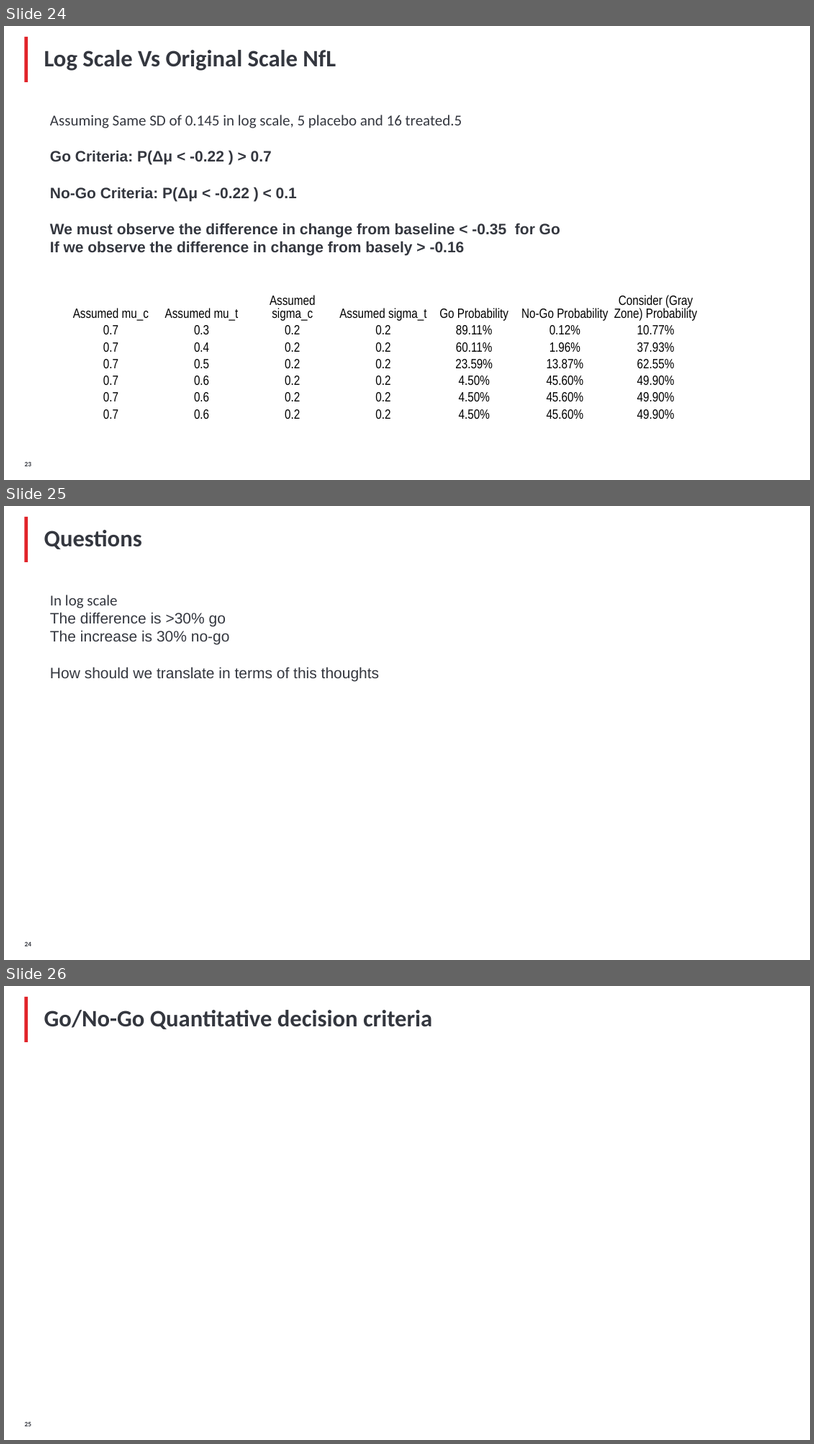
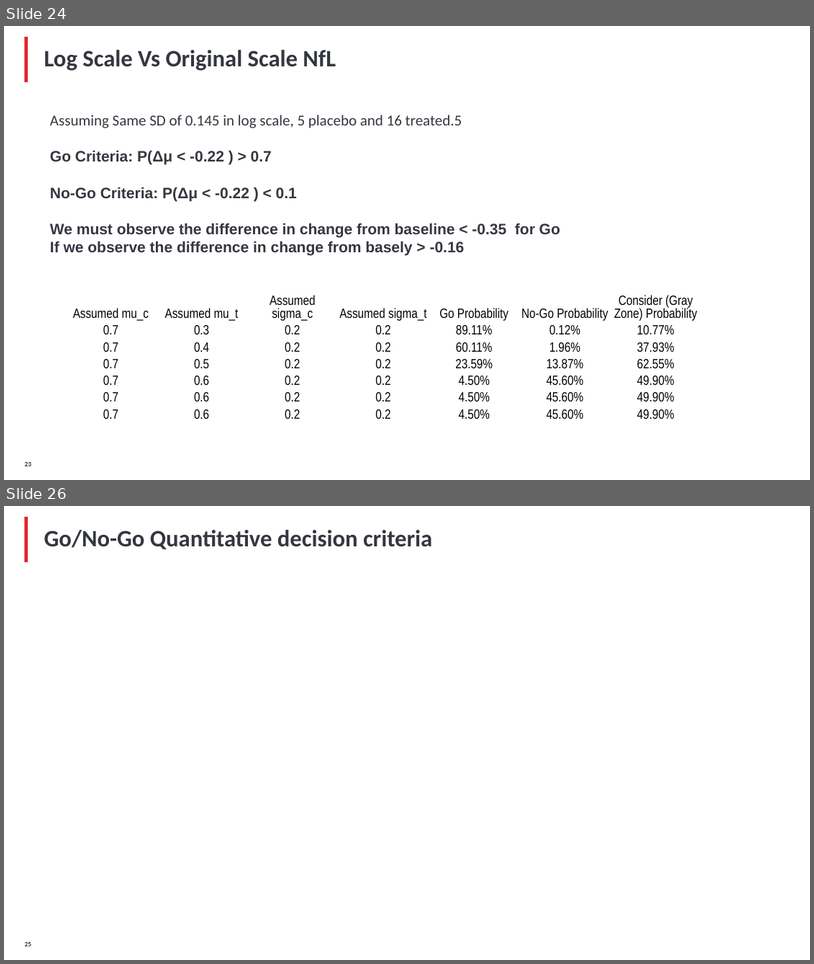
Before and after one commit to YushufSharker/ALS, a slide deck: OutputDocuments/ALS_Slide_deck_STAT.pptx. Shown one above the other, each under a label of ours: slides 24, 25 and 26 before the commit, slides 24 and 26 after it; the slides between them are not shown. The pictures are 814x1444 and 814x964 pixels, drawn with LibreOffice and Linux fonts; fonts in the diff are those of the drawing; grey boxes stand for pictures; background and template pictures are left out. Boxes give left, top, right and bottom in pixels: in the first picture for what was removed or moved away, otherwise in the second. Text is boxed around its words. In the diff, an @@ line names an element or a change of style, - is before the commit and + after.

```diff
--- a/OutputDocuments/ALS_Slide_deck_STAT.pptx
+++ b/OutputDocuments/ALS_Slide_deck_STAT.pptx
@@ slide 25 removed at <box>4,506,810,960</box>, background #FFFFFF; not listed: 1 template element that a slide beside it also shows @@
@@ title removed at <box>44,530,142,549</box> @@
-Questions
@@ text removed at <box>50,595,380,681</box> @@
-In log scale
-The difference is >30% go
-The increase is 30% no-go
-How should we translate in terms of this thoughts
@@ page number removed at <box>25,942,31,946</box> @@
-24
```
Also in this commit, not shown: 1 slide changed, 1 slide added, 1 other file.
